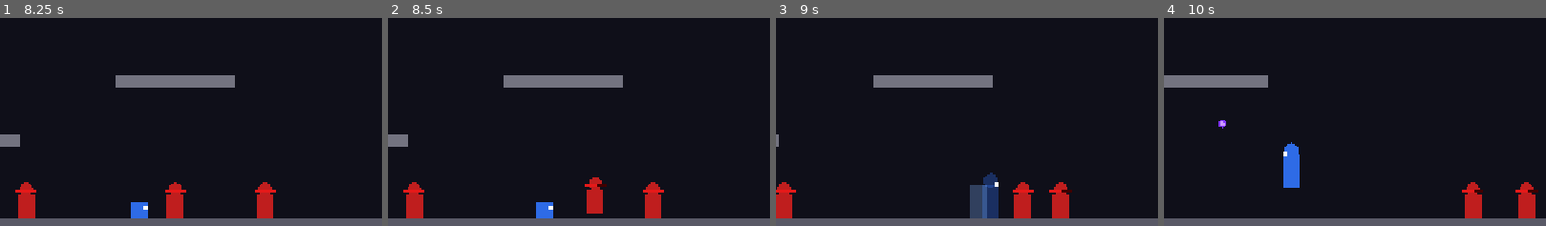
Above: before the commit, frames 1-4 (left to right).
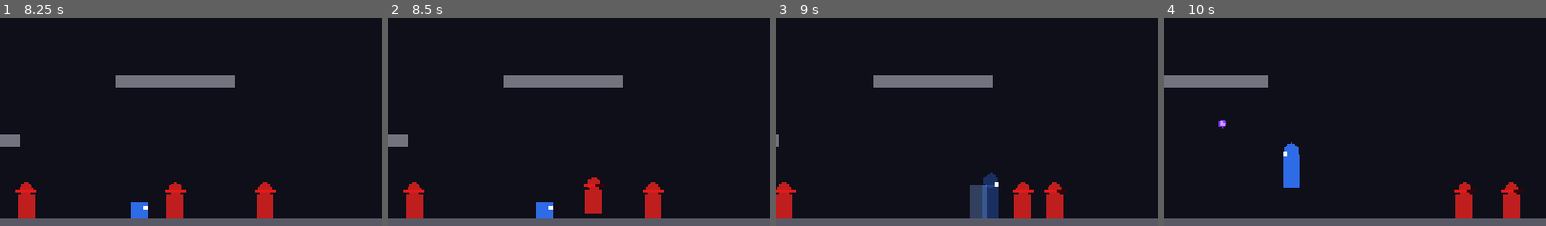
Above: after the commit, the same moments.

Repository: HomilBBANG/rt_god_slayer
Game: Godot game, scene res://scenes/Main.tscn
Same seed, same stepped clock (60 frames per second), same inputs: the game is played once before the commit and once after it.
Inputs:
- Up to frame 1 (8.25 s): hold D (move_right) 0.53-2.03 s; tap Z (attack) at 0.6, 1.35, 2.3, 3.05, 3.8, 4.55, 5.3, 5.85, 6.6, 7.55 s; tap Space (jump) at 0.77, 1.52, 3.02, 3.77, 4.52, 6.02, 6.77, 7.52 s; hold A (move_left) 2.03-2.78 s; hold W (climb) 2.03-2.78 s; hold D (move_right) 2.78-4.28 s; tap S (crouch) at 2.85 s; tap Shift (dash) at 3.6 s; hold A (move_left) 4.28-5.03 s; tap R (magic) at 4.35 s; hold D (move_right) 5.03-5.78 s; tap X (special) at 5.1 s; hold A (move_left) 5.78-7.28 s; tap Enter at 7.25 s; hold D (move_right) from 7.28 s (still down); tap W (climb) at 7.35 s; hold S (crouch) from 8.03 s (still down)
- Up to frame 2 (8.5 s): keep holding D (move_right); keep holding S (crouch); tap Z (attack) at 8.3 s
- Up to frame 3 (9 s): keep holding D (move_right); release S (crouch) at 8.78 s; tap Shift (dash) at 8.85 s
- Up to frame 4 (10 s): tap Space (jump) at 9.02, 9.77 s; tap Z (attack) at 9.05, 9.8 s; release D (move_right) at 9.53 s; hold A (move_left) from 9.53 s (still down); tap R (magic) at 9.6 s
The pictures show only the part of the screen within x 36-86%, y 34-84%; the shares and areas given below are measured in that part.

Frame 1 is identical in both runs. In frame 2, 0.1% of the frame differs, in the area x 51-58%, y 76-95%; in frame 3, 0.5%; in frame 4, 2.1%, in the area x 76-98%, y 78-97%.

Commit message:
fix: 적 넉백 후 맵 끝까지 밀려나는 버그
원인: take_damage에서 velocity 설정 직후 _chase()가 velocity.x를 덮어써
      넉백이 1프레임만 적용되고 이후 계속 같은 방향으로 이동.

수정:
- _knockback_t 타이머 추가 (0.25s)
- 넉백 중 _chase() 실행 중단
- 바닥 착지 시 FLOOR_FRICTION(900 px/s²)으로 빠르게 감속

Co-Authored-By: Claude Sonnet 4.6 <noreply@anthropic.com>

Diff:
--- a/scripts/enemies/EnemyBase.gd
+++ b/scripts/enemies/EnemyBase.gd
@@ -13,7 +13,10 @@
 var exp_reward : int = 15
 var gold_reward : int = 10
 
-var _atk_timer   := 0.0
+var _atk_timer      := 0.0
+var _knockback_t    := 0.0   # 넉백 지속 시간 타이머
+const KNOCKBACK_DUR  = 0.25  # 넉백 동안 chase 정지
+const FLOOR_FRICTION = 900.0 # 바닥 마찰 감속 (px/s²)
 var _player      : CharacterBody2D = null
 var _is_dead     := false
 var _hit_flash   := 0.0
@@ -31,12 +34,21 @@
 
 func _physics_process(delta: float) -> void:
 	if _is_dead: return
-	_hit_flash = max(0.0, _hit_flash - delta)
+	_hit_flash    = max(0.0, _hit_flash   - delta)
+	_knockback_t  = max(0.0, _knockback_t - delta)
+
 	if not is_on_floor():
 		velocity.y += GRAVITY * delta
-	if _player:
-		_chase(delta)
-		_try_attack(delta)
+
+	if _knockback_t > 0.0:
+		# 넉백 중: chase 하지 않고 바닥에서 마찰 감속만
+		if is_on_floor():
+			velocity.x = move_toward(velocity.x, 0.0, FLOOR_FRICTION * delta)
+	else:
+		if _player:
+			_chase(delta)
+			_try_attack(delta)
+
 	move_and_slide()
 	queue_redraw()
 
@@ -60,12 +72,13 @@
 func _cfg_sheet() -> String:
 	return "BasicEnemy"
 
-func take_damage(amount: float, _knockback: Vector2 = Vector2.ZERO) -> void:
+func take_damage(amount: float, kb: Vector2 = Vector2.ZERO) -> void:
 	if _is_dead: return
 	hp -= amount
 	_hit_flash = 0.12
-	if _knockback != Vector2.ZERO:
-		velocity = _knockback
+	if kb != Vector2.ZERO:
+		velocity      = kb
+		_knockback_t  = KNOCKBACK_DUR
 	if hp <= 0.0:
 		_die()
 
